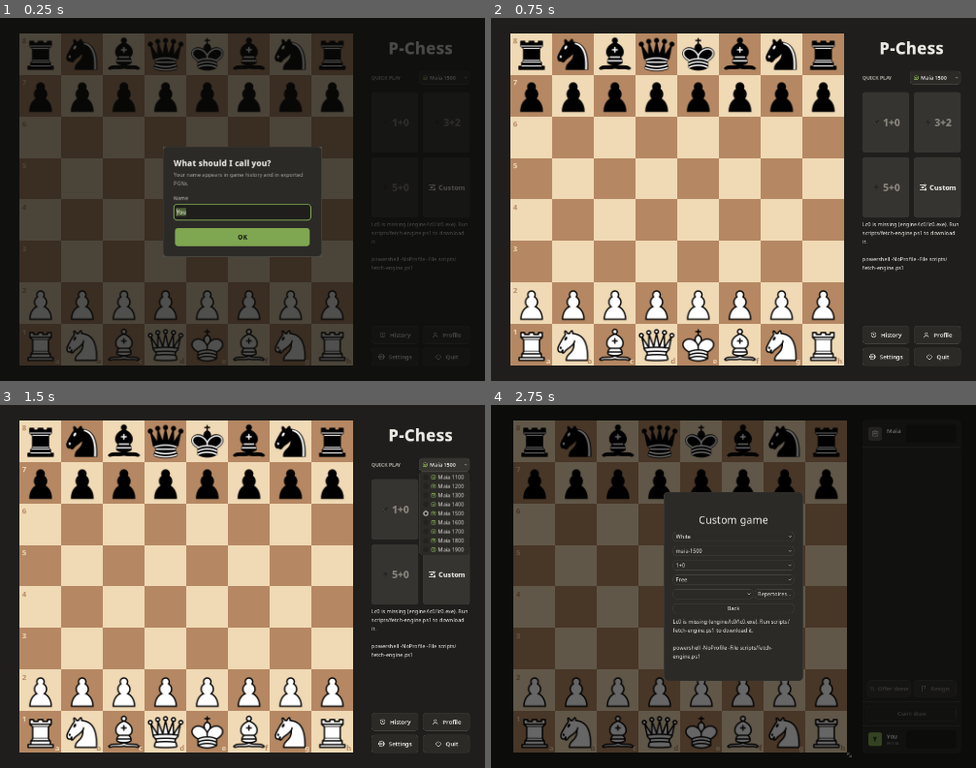
Above: before the commit, frames 1-4 (two rows, left to right).
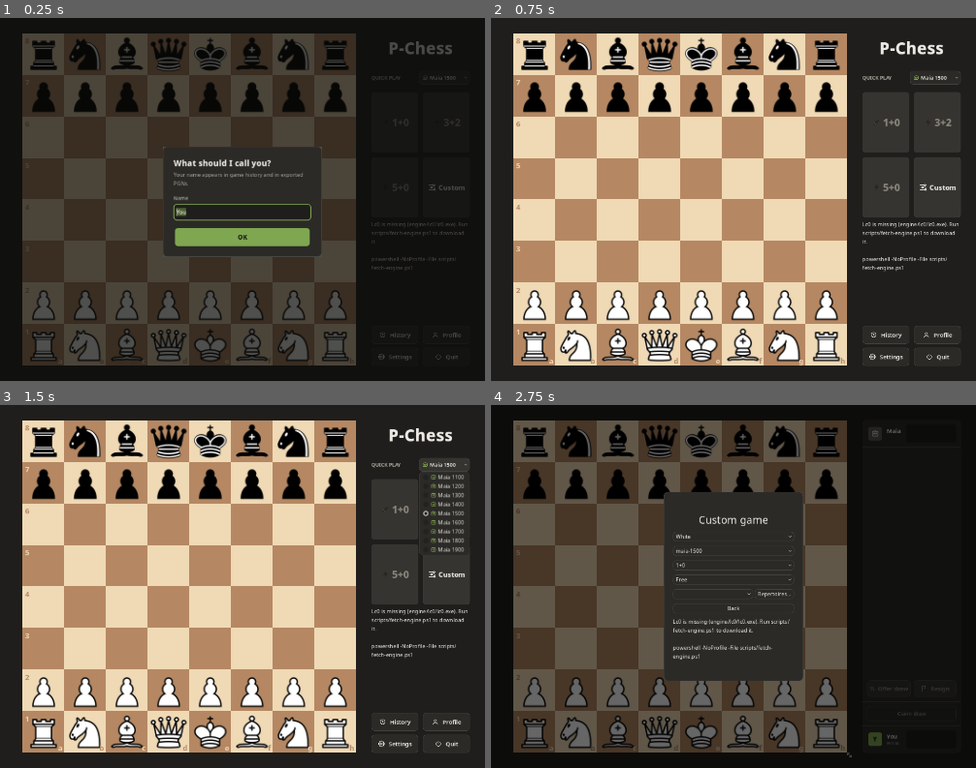
Above: after the commit, the same moments.

Repository: Laginho/P-Chess
Game: Godot game, scene res://ui/main.tscn
Two runs of this game, one before a commit and one after it. Both use one fixed random seed, a clock stepped at 60 frames per second and the inputs below.
Inputs:
- Up to frame 1 (0.25 s): no input
- Up to frame 2 (0.75 s): click "OK" at 0.5 s
- Up to frame 3 (1.5 s): click "Maia 1500" at 1.25 s
- Up to frame 4 (2.75 s): click "Custom" at 2 s

The runs differ from the first frame. In frame 1, 5.8% of the frame differs, in the area x 4-74%, y 4-96%; in frame 2, 12%; in frame 3, 12%; in frame 4, nothing differs.

Commit message:
fix: Searching keeps the board where Home and Game draw it
Searching pinned the board to the left margin with a 280 card; it now uses
Home's rule (centred, sliding left at the panel's 260 floor). Home's board gap
matches Game's 40, so the three screens agree below the floor too.

Co-Authored-By: Claude Opus 5.5 <noreply@anthropic.com>

Diff:
--- a/ui/home.gd
+++ b/ui/home.gd
@@ -19,7 +19,7 @@
 
 func _layout_home() -> void:
 	var margin := 40.0 if size.x >= 1000 else 20.0
-	var gap := 48.0 if size.x >= 1000 else 20.0
+	var gap := 40.0 if size.x >= 1000 else 20.0
 	var side := minf(size.y - margin * 2, size.x - margin * 2 - gap - 260.0)
 	side = maxf(side, 0.0)
 	var left := maxf(margin, minf((size.x - side) / 2, size.x - margin - gap - 260.0 - side))
--- a/ui/searching.gd
+++ b/ui/searching.gd
@@ -41,13 +41,15 @@
 
 
 func _layout_searching() -> void:
+	# The board stands where Home and Game put it: centred, sliding left to keep the card at the panel's 260 floor.
 	var margin := 40.0 if size.x >= 1000 else 20.0
 	var gap := 40.0 if size.x >= 1000 else 20.0
-	var side := maxf(0, minf(size.y - margin * 2, size.x - margin * 2 - gap - 280))
-	$Board.position = Vector2(margin, (size.y - side) / 2)
+	var side := maxf(0, minf(size.y - margin * 2, size.x - margin * 2 - gap - 260))
+	var board_left := maxf(margin, minf((size.x - side) / 2, size.x - margin - gap - 260 - side))
+	$Board.position = Vector2(board_left, (size.y - side) / 2)
 	$Board.size = Vector2(side, side)
 	var card: Control = $Card
-	card.position = Vector2(margin + side + gap, (size.y - side) / 2)
+	card.position = Vector2(board_left + side + gap, (size.y - side) / 2)
 	card.size = Vector2(size.x - card.position.x - margin, side)
 	$Spinner.position = card.position + Vector2(card.size.x / 2 - 48, card.size.y / 2 - 119)
 	$Spinner.size = Vector2(96, 96)
